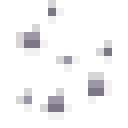
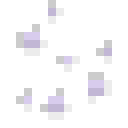
Layered file, before and after one edit (128x128). Changes by layer:
"shadow": opacity 20% → 25% over <box>16,0,112,120</box>
"shading": opacity 100% → 51% over <box>24,8,112,112</box>
painted on "Background" over <box>24,8,112,112</box>
